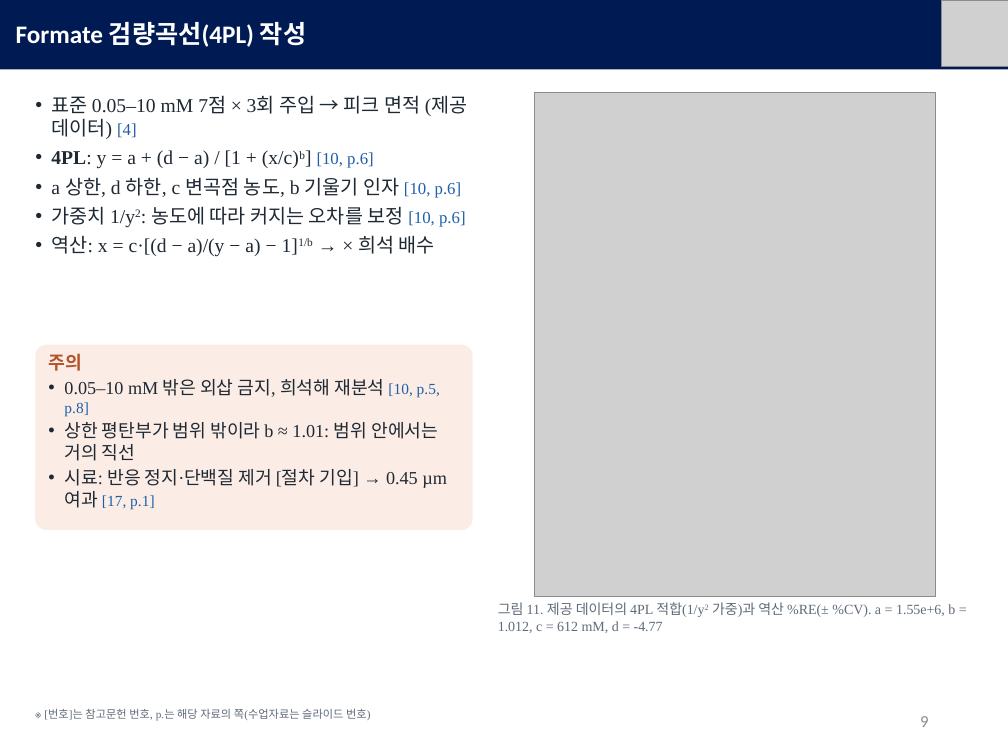
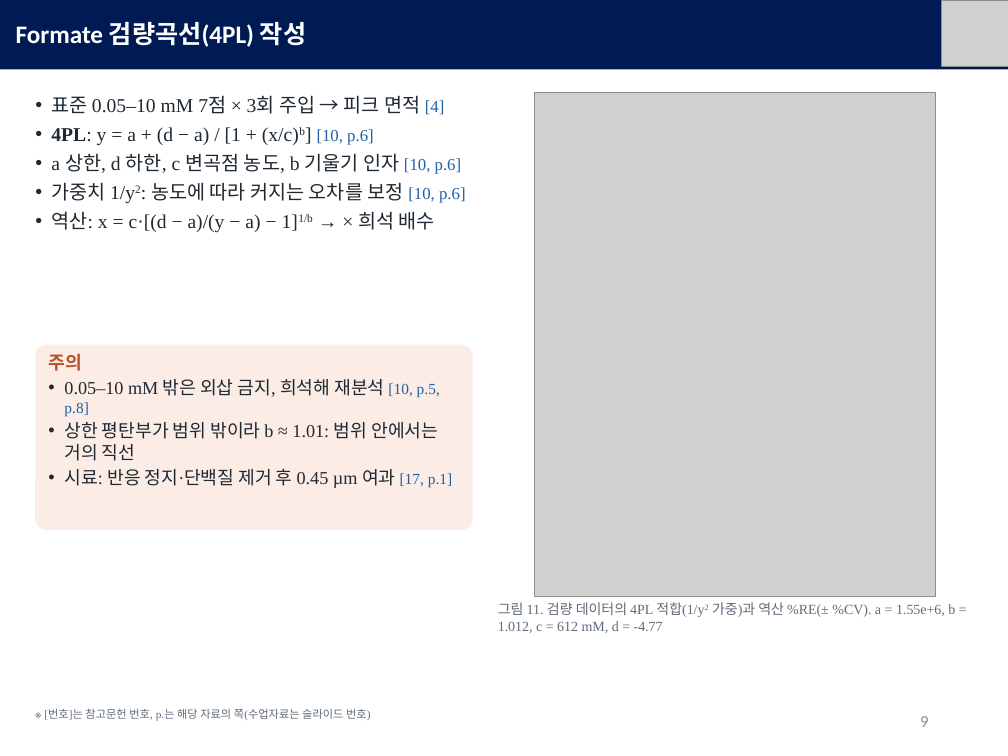
Before and after one commit to mingyu221/office, a slide deck: slide 9 of HPLC_formate_slides_KO.pptx. Drawn at 1008x756 pixels with LibreOffice and Linux fonts; fonts in the diff are those of the drawing; grey boxes stand for pictures. Boxes give left, top, right and bottom in pixels: in the first picture for what was removed or moved away, otherwise in the second. Text is boxed around its words. In the diff, an @@ line names an element or a change of style, - is before the commit and + after.

```diff
--- a/HPLC_formate_slides_KO.pptx
+++ b/HPLC_formate_slides_KO.pptx
@@ text at (x1=51, y1=95, x2=445, y2=115): text changed @@
-• 표준 0.05–10 mM 7점 × 3회 주입 → 피크 면적 (제공 데이터) [4]
+• 표준 0.05–10 mM 7점 × 3회 주입 → 피크 면적 [4]
@@ text at (x1=64, y1=469, x2=452, y2=488): text changed @@
-• 시료: 반응 정지·단백질 제거 [절차 기입] → 0.45 µm 여과 [17, p.1]
+• 시료: 반응 정지·단백질 제거 후 0.45 µm 여과 [17, p.1]
@@ text at (x1=498, y1=602, x2=955, y2=633): text changed @@
-그림 11. 제공 데이터의 4PL 적합(1/y2 가중)과 역산 %RE(± %CV). a = 1.55e+6, b = 1.012, c = 612 mM, d = -4.77
+그림 11. 검량 데이터의 4PL 적합(1/y2 가중)과 역산 %RE(± %CV). a = 1.55e+6, b = 1.012, c = 612 mM, d = -4.77
```
Also in this commit, not shown: 9 other slides changed, 3 other files.
